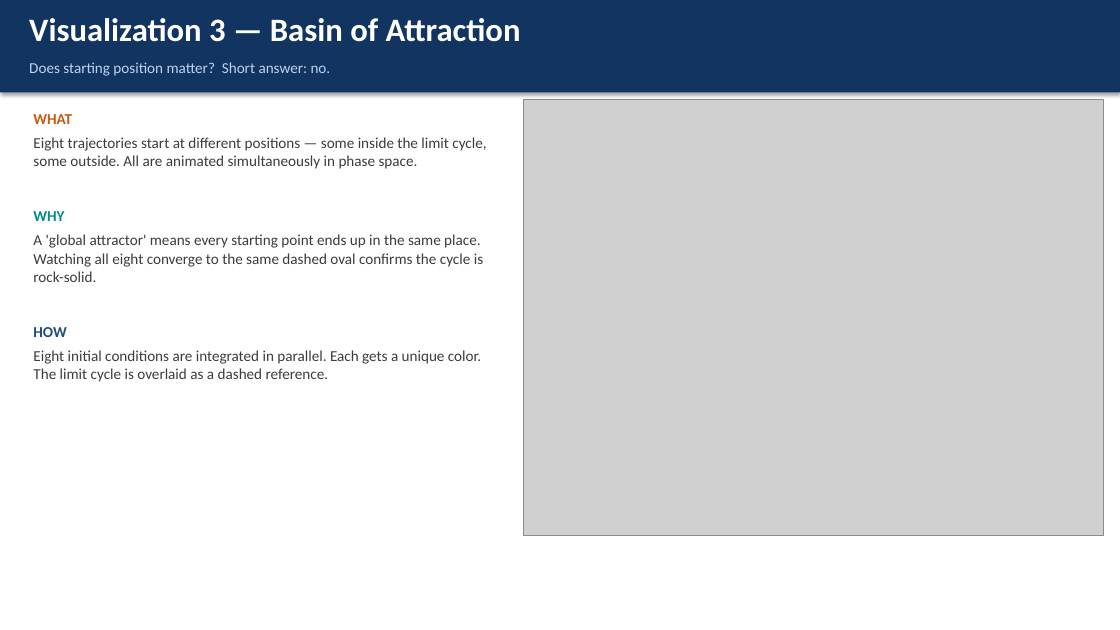
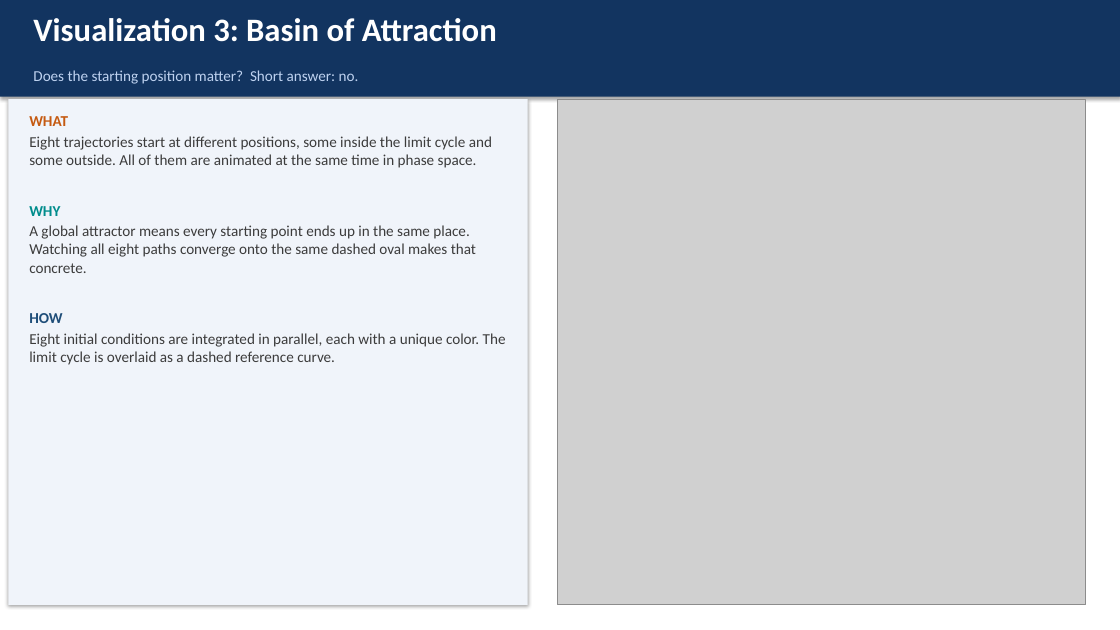
Before and after one commit to gfranco008/cis568, a slide deck: slide 7 of Final/Van_der_Pol_Visualization_Presentation.pptx. Drawn at 1120x630 pixels with LibreOffice and Linux fonts; fonts in the diff are those of the drawing; grey boxes stand for pictures. Boxes give left, top, right and bottom in pixels: in the first picture for what was removed or moved away, otherwise in the second. Text is boxed around its words. In the diff, an @@ line names an element or a change of style, - is before the commit and + after.

Commit message:
Update Van der Pol Visualization presentation file

```diff
--- a/Final/Van_der_Pol_Visualization_Presentation.pptx
+++ b/Final/Van_der_Pol_Visualization_Presentation.pptx
@@ rectangle: place and size @@
-rectangle at [0,0,1120,92]
+rectangle at [0,0,1120,97]
@@ text at [33,18,497,42]: text changed @@
-Visualization 3 — Basin of Attraction
+Visualization 3: Basin of Attraction
@@ text at [33,70,359,84]: text changed @@
-Does starting position matter? Short answer: no.
+Does the starting position matter? Short answer: no.
@@ rectangle added at [8,99,528,605], fill #F0F4FA @@
@@ text at [29,116,68,323]: less space between paragraphs @@
@@ picture: place and size @@
-picture at [523,99,1103,536]
+picture at [558,99,1086,605]
@@ text at [29,136,492,168]: text changed @@
-Eight trajectories start at different positions — some inside the limit cycle, some outside. All are animated simultaneously in phase space.
+Eight trajectories start at different positions, some inside the limit cycle and some outside. All of them are animated at the same time in phase space.
@@ text at [29,225,476,273]: text changed @@
-A 'global attractor' means every starting point ends up in the same place. Watching all eight converge to the same dashed oval confirms the cycle is rock-solid.
+A global attractor means every starting point ends up in the same place. Watching all eight paths converge onto the same dashed oval makes that concrete.
@@ text at [29,333,506,365]: text changed @@
-Eight initial conditions are integrated in parallel. Each gets a unique color. The limit cycle is overlaid as a dashed reference.
+Eight initial conditions are integrated in parallel, each with a unique color. The limit cycle is overlaid as a dashed reference curve.
```
Also in this commit, not shown: 13 other slides changed.
